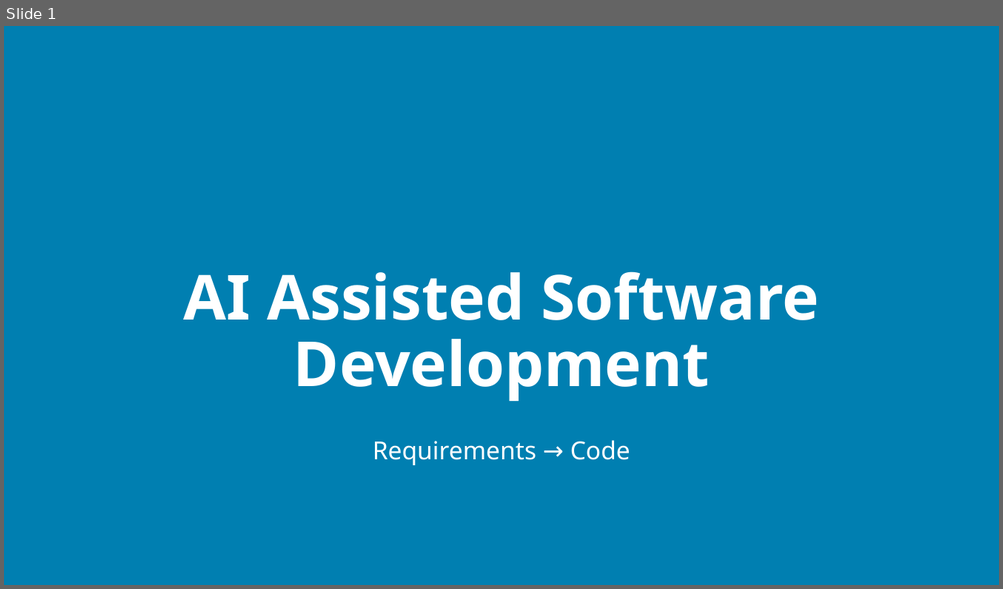
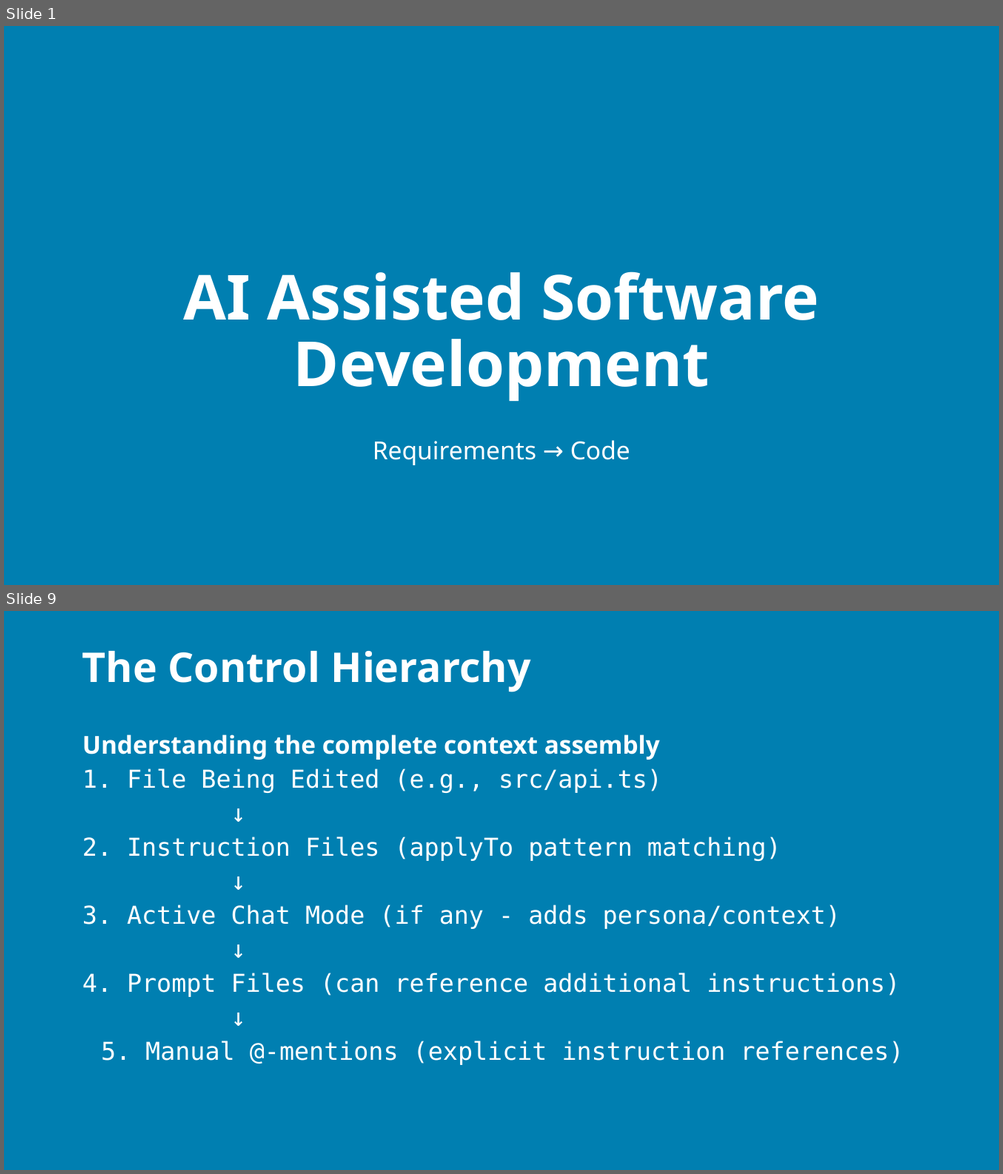
Before and after one commit to j0hnnymiller/AI-Assisted-Software-Development, a slide deck: Slides/AIASD-Greenfield-slides.pptx. Shown one above the other, each under a label of ours: slide 1 before the commit, slides 1 and 9 after it; the slides between them are not shown. The pictures are 1003x589 and 1003x1174 pixels, drawn with LibreOffice and Linux fonts; fonts in the diff are those of the drawing; background and template pictures are left out. Boxes give left, top, right and bottom in pixels: in the first picture for what was removed or moved away, otherwise in the second. Text is boxed around its words. In the diff, an @@ line names an element or a change of style, - is before the commit and + after.

```diff
--- a/Slides/AIASD-Greenfield-slides.pptx
+++ b/Slides/AIASD-Greenfield-slides.pptx
@@ slide 9 added at <box>4,611,999,1170</box>, background picture (left out) @@
@@ title added at <box>82,651,531,692</box>, 29.7 pt, text #FFFFFF, bold @@
+The Control Hierarchy
@@ text added at <box>82,735,904,1065</box>, 17.9 pt, text #FFFFFF @@
+Understanding the complete context assembly
+1. File Being Edited (e.g., src/api.ts)
+↓
+2. Instruction Files (applyTo pattern matching)
+↓
+3. Active Chat Mode (if any - adds persona/context)
+↓
+4. Prompt Files (can reference additional instructions)
+↓
+5. Manual @-mentions (explicit instruction references)
```
Also in this commit, not shown: 5 slides changed, 32 other slides added, 1 slide removed.
